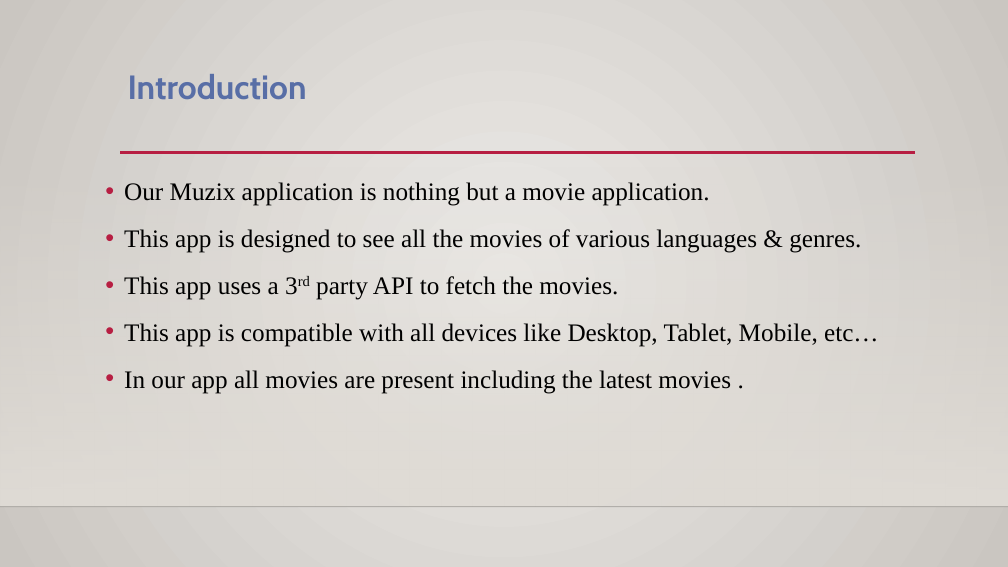
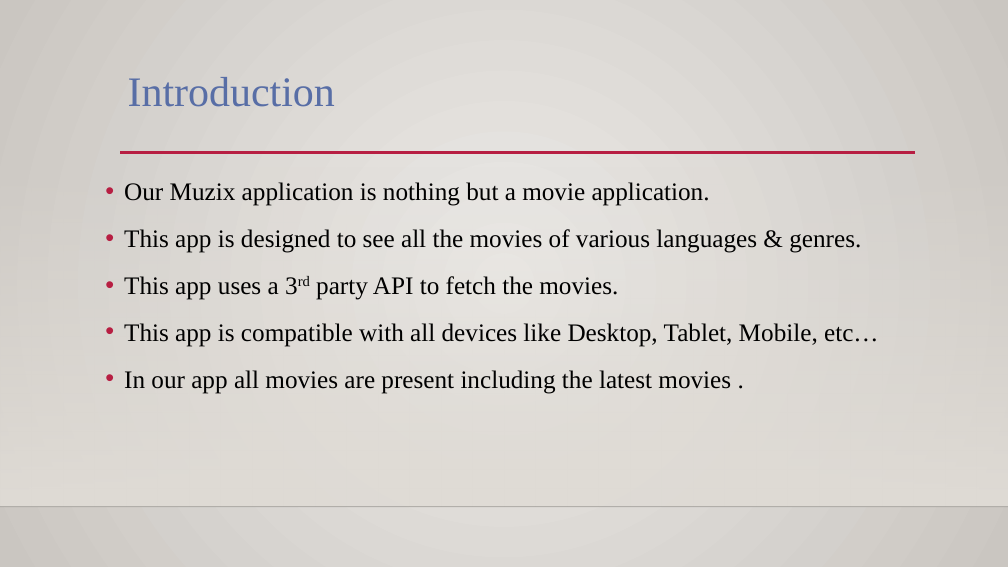
Before and after one commit to Raghu2480/muzix_application, a slide deck: slide 2 of Muzix App Presentation.pptx. Drawn at 1008x567 pixels with LibreOffice and Linux fonts; fonts in the diff are those of the drawing; background and template pictures are left out. Boxes give left, top, right and bottom in pixels: in the first picture for what was removed or moved away, otherwise in the second. Text is boxed around its words. In the diff, an @@ line names an element or a change of style, - is before the commit and + after.

```diff
--- a/Muzix App Presentation.pptx
+++ b/Muzix App Presentation.pptx
@@ title "Introduction" at [128, 77, 335, 107]: size 32 to 40 pt, font Cabin to Times New Roman, text colour #586EA6 to gradient #2C3753 to #586EA6 to #9BA8CA, letter outline #FFFFFF 0.75 pt to none, bold off @@
```
Also in this commit, not shown: 3 other slides changed, 9 slides added, 1 other file.
